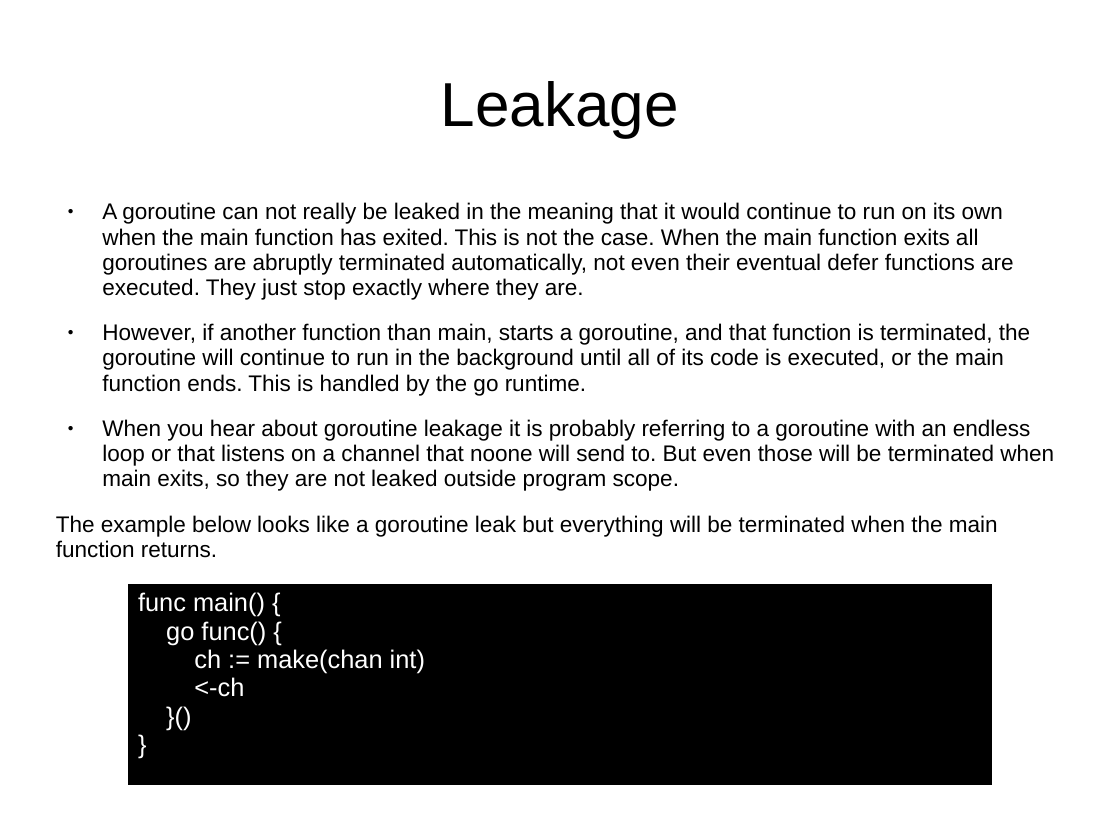
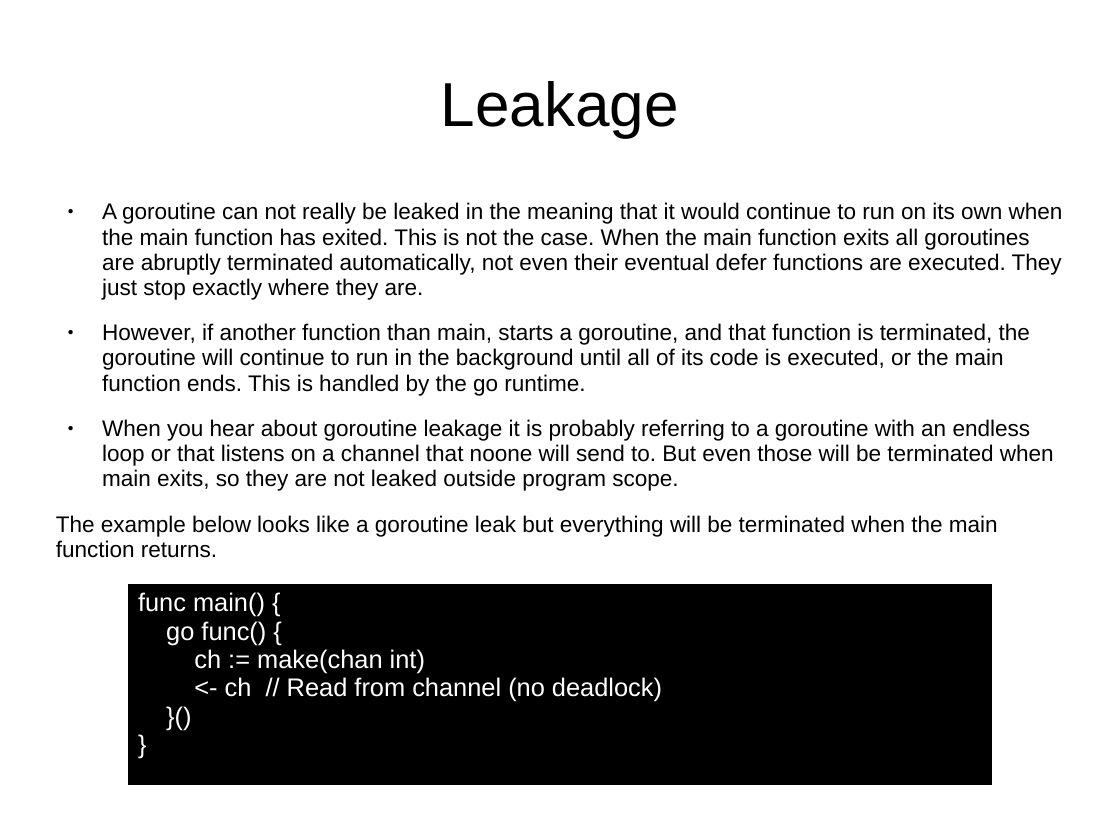
Before and after one commit to smicker/go_course, a slide deck: slide 49 of Golang genomgång.ppt. Drawn at 1120x840 pixels with LibreOffice and Linux fonts; fonts in the diff are those of the drawing; background and template pictures are left out. Boxes give left, top, right and bottom in pixels: in the first picture for what was removed or moved away, otherwise in the second. Text is boxed around its words. In the diff, an @@ line names an element or a change of style, - is before the commit and + after.

```diff
--- a/Golang genomgång.ppt
+++ b/Golang genomgång.ppt
@@ text at <box>102,202,1063,491</box>: indent changed @@
@@ text in rectangle at <box>138,592,662,702</box>: text changed @@
-func main() {
-go func() {
-ch := make(chan int)
-<-ch
-}()
-}
+func main() {
+go func() {
+ch := make(chan int)
+<- ch // Read from channel (no deadlock)
+}()
+}
```
Also in this commit, not shown: 45 other slides changed.
